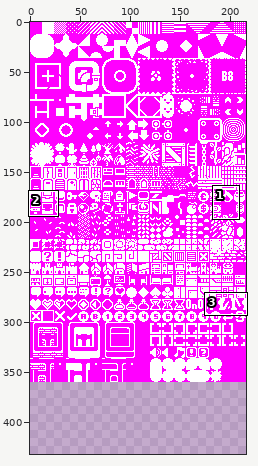
Sprite sheet: assets/font-tiles.png. The picture above shows the old version from afar; the outline marks the close-up.
Close-up. Old version:
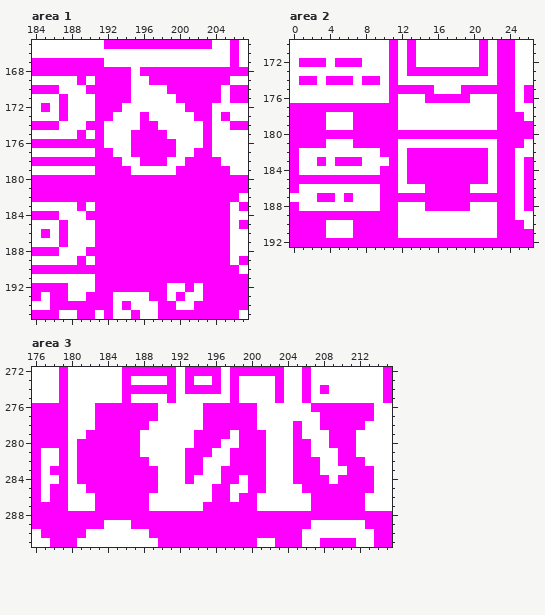
The file is 216x360 pixels. Shown: area 1: x 184..207, y 165..195; area 2: x 0..26, y 170..192; area 3: x 176..215, y 272..291. The old version is drawn lined up with the new one, on the new canvas. The commit also changed other parts of the picture, which this record leaves out.
And afterwards:
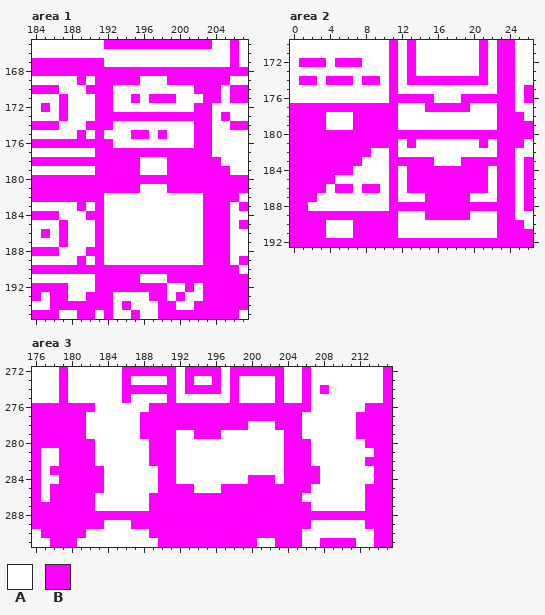
Palette (. is transparent): A #ffffff  B #ff00ff
Change:
canvas 216x360 -> 216x432
Area 1:
y 168: x 195 A -> B
y 169: x 195 A -> B; x 197..198 BB -> AA
y 170: x 193..194 BB -> AA; x 199..201 BBB -> AAA
y 171: x 193..195 BBA -> AAB; x 197..202 AAABBB -> BBBAAA
y 172: x 193 B -> A; x 201 B -> A
y 173: x 193..195 AAA -> BBB; x 197..201 AAAAA -> BBBBB
y 174: x 192 A -> B; x 196..197 BB -> AA; x 202 A -> B
y 175: x 197 B -> A; x 202 A -> B
y 176: x 192 A -> B; x 195..199 BBBBB -> AAAAA; x 202 A -> B
y 177: x 193..194 AA -> BB; x 200..201 AA -> BB
y 178: x 194..200 AABBBAA -> BBAAABB
y 179: x 195 A -> B; x 199 A -> B
y 181: x 196..198 BBB -> AAA
y 182..189: x 192..202 BBBBBBBBBBB -> AAAAAAAAAAA
y 191: x 196..198 BBB -> AAA
Area 2:
y 173: x 14..20 BBBBBBB -> AAAAAAA
y 174: x 13..21 AAAAAAAAA -> BBBBBBBBB
y 175: x 12..15 BBBB -> AAAA; x 19..22 BBBB -> AAAA
y 176: x 12..14 AAA -> BBB; x 16..18 BBB -> AAA; x 20..22 AAA -> BBB
y 177: x 15..19 AAAAA -> BBBBB
y 181: x 4..6 AAA -> BBB; x 13 A -> B; x 21 A -> B
y 182: x 1..8 AAAAAAAA -> BBBBBBBB; x 10 B -> A; x 13..21 BBBBBBBBB -> AAAAAAAAA
y 183: x 1..2 AA -> BB; x 4 A -> B; x 12 A -> B; x 16..18 BBB -> AAA; x 22 A -> B
y 184: x 1..6 AAAAAA -> BBBBBB; x 10 B -> A
y 185: x 5..10 BBBBBB -> AAAAAA
y 186: x 1..3 AAA -> BBB; x 5..6 AA -> BB; x 8..10 AAB -> BBA; x 13..14 AA -> BB; x 20..21 AA -> BB
y 187: x 0..4 AAABB -> BBBAA; x 6 B -> A; x 10 B -> A; x 12..14 BBB -> AAA; x 20..22 BBB -> AAA
y 188: x 1 A -> B; x 10 B -> A; x 12..14 AAA -> BBB; x 20..22 AAA -> BBB
y 189: x 15..19 AAAAA -> BBBBB
Area 3:
y 276: x 180..188 AAABBBBBB -> BBBAAAAAA; x 190..194 AAAAA -> BBBBB; x 201..212 AAAAAABBBBBB -> BBBBBBAAAAAA; x 214..215 AA -> BB
y 277: x 180..181 AA -> BB; x 183..187 BBBBB -> AAAAA; x 190..194 AAAAA -> BBBBB; x 201..205 AAAAA -> BBBBB; x 208..211 BBBB -> AAAA; x 214..215 AA -> BB
y 278: x 180..181 AA -> BB; x 183..187 BBBBB -> AAAAA; x 189..194 AAAAAA -> BBBBBB; x 200 B -> A; x 203..204 AA -> BB; x 208..211 BBBB -> AAAA; x 213..215 AAA -> BBB
y 279: x 180..191 AABBBBBBAAAA -> BBAAAAAABBBB; x 197 B -> A; x 199..201 BBB -> AAA; x 204 A -> B; x 209..215 BBBAAAA -> AAABBBB
y 280: x 180 A -> B; x 183..187 BBBBB -> AAAAA; x 189..191 AAA -> BBB; x 194..196 BBB -> AAA; x 199..201 BBB -> AAA; x 204 A -> B; x 209..211 BBB -> AAA; x 213..215 AAA -> BBB
y 281: x 180 A -> B; x 183..187 BBBBB -> AAAAA; x 189..191 AAA -> BBB; x 193..195 BBB -> AAA; x 198..201 BBBB -> AAAA; x 204 A -> B; x 210..211 BB -> AA; x 214..215 AA -> BB
y 282: x 180 A -> B; x 183..191 BBBBBBAAA -> AAAAAABBB; x 193..194 BB -> AA; x 198..201 BBBB -> AAAA; x 204 A -> B; x 207 B -> A; x 210..215 BBBAAA -> AAABBB
y 283: x 180 A -> B; x 184..191 BBBBBBAA -> AAAAAABB; x 193..194 BB -> AA; x 197..201 BBBBB -> AAAAA; x 204 A -> B; x 211..215 BBBAA -> AAABB
y 284: x 180 A -> B; x 184..191 BBBBBBAA -> AAAAAABB; x 193 B -> A; x 197..198 BB -> AA; x 202 A -> B; x 204 A -> B; x 208 B -> A; x 210..215 BBBBAA -> AAAABB
y 285: x 180..181 AA -> BB; x 184..193 BBBBBBAAAA -> AAAAAABBBB; x 196 B -> A; x 198..199 AA -> BB; x 202..205 AAAA -> BBBB; x 207..212 BBBBBB -> AAAAAA; x 214..215 AA -> BB
y 286: x 180..195 AAABBBBBBAAAAAAA -> BBBAAAAAABBBBBBB; x 198 A -> B; x 201..205 AAAAA -> BBBBB; x 207..215 BBBBBBAAA -> AAAAAABBB
y 287: x 180..194 AAABBBBBBAAAAAA -> BBBAAAAAABBBBBB; x 201..215 AAAAAABBBBBBAAA -> BBBBBBAAAAAABBB
Changed places in both close-ups, as pixel boxes (x1, y1, x2, y2):
changed: (104, 67, 203, 283)
changed: (290, 67, 497, 220)
changed: (68, 403, 392, 511)
